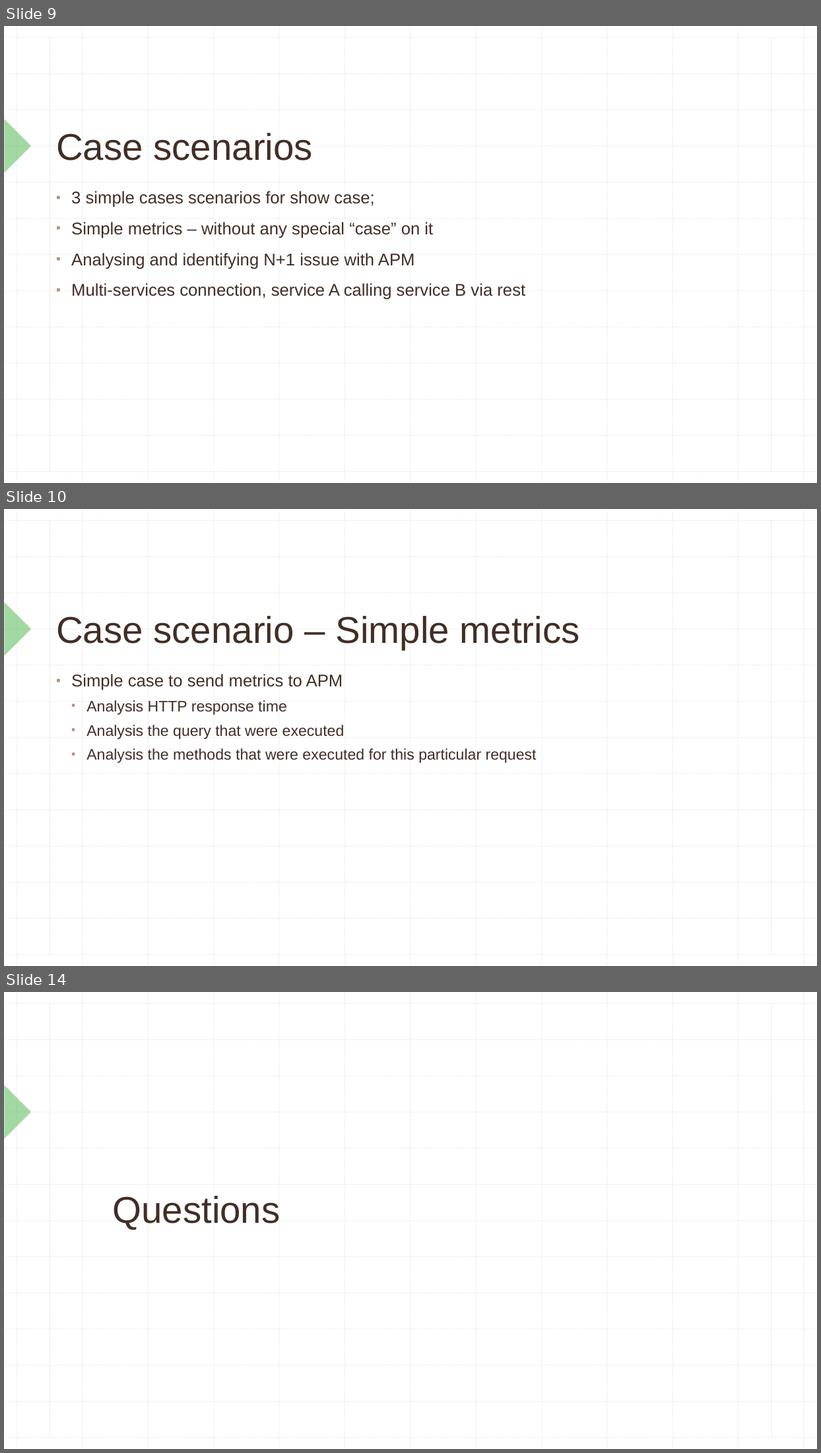
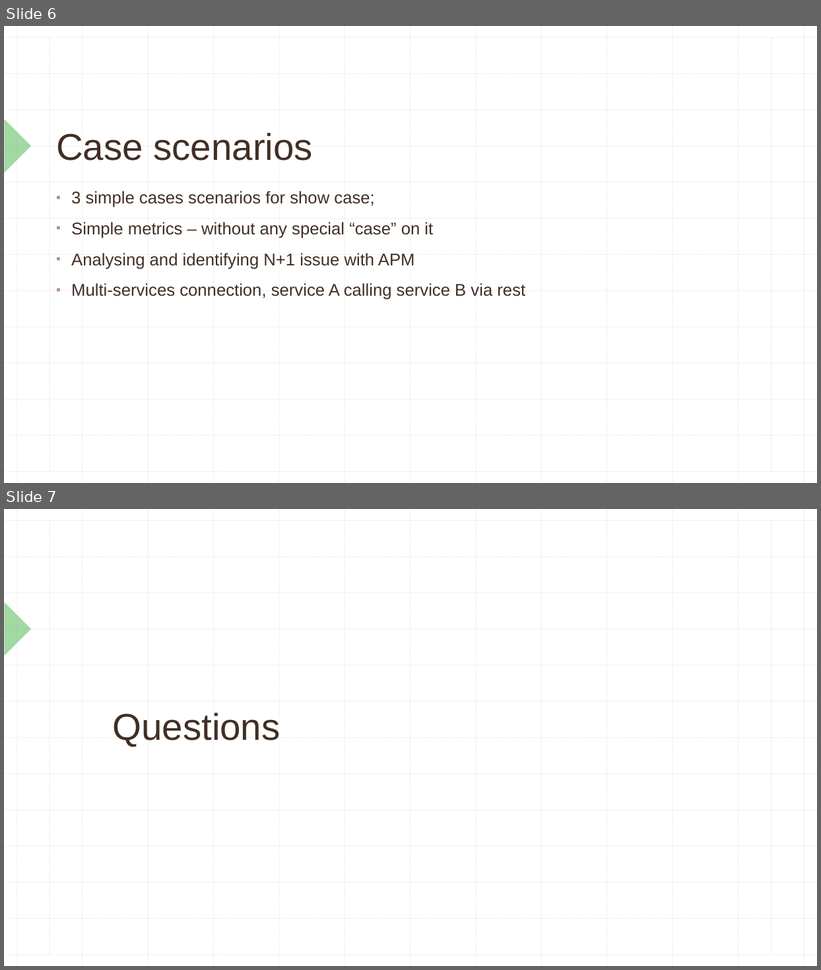
Before and after one commit to viniciustoni/kibana-apm-meetup, a slide deck: Kibana APM.pptx. Shown one above the other, each under a label of ours: slides 9, 10 and 14 before the commit, slides 6 and 7 after it; the slides between them are not shown. The pictures are 821x1453 and 821x970 pixels, drawn with LibreOffice and Linux fonts; fonts in the diff are those of the drawing. Boxes give left, top, right and bottom in pixels: in the first picture for what was removed or moved away, otherwise in the second. Text is boxed around its words. In the diff, an @@ line names an element or a change of style, - is before the commit and + after.

```diff
--- a/Kibana APM.pptx
+++ b/Kibana APM.pptx
@@ slide 10 removed at (x1=4, y1=509, x2=817, y2=966), background #FFFFFF; not listed: 29 template elements that a slide beside it also shows @@
@@ title removed at (x1=56, y1=616, x2=580, y2=650) @@
-Case scenario – Simple metrics
@@ text removed at (x1=71, y1=674, x2=537, y2=763) @@
-▪ Simple case to send metrics to APM
-  ▪ Analysis HTTP response time
-  ▪ Analysis the query that were executed
-  ▪ Analysis the methods that were executed for this particular request
@@ what was slide 9 is now slide 6 @@
@@ what was slide 14 is now slide 7 @@
```
Also in this commit, not shown: 5 slides changed, 5 other slides removed, 1 other file.
